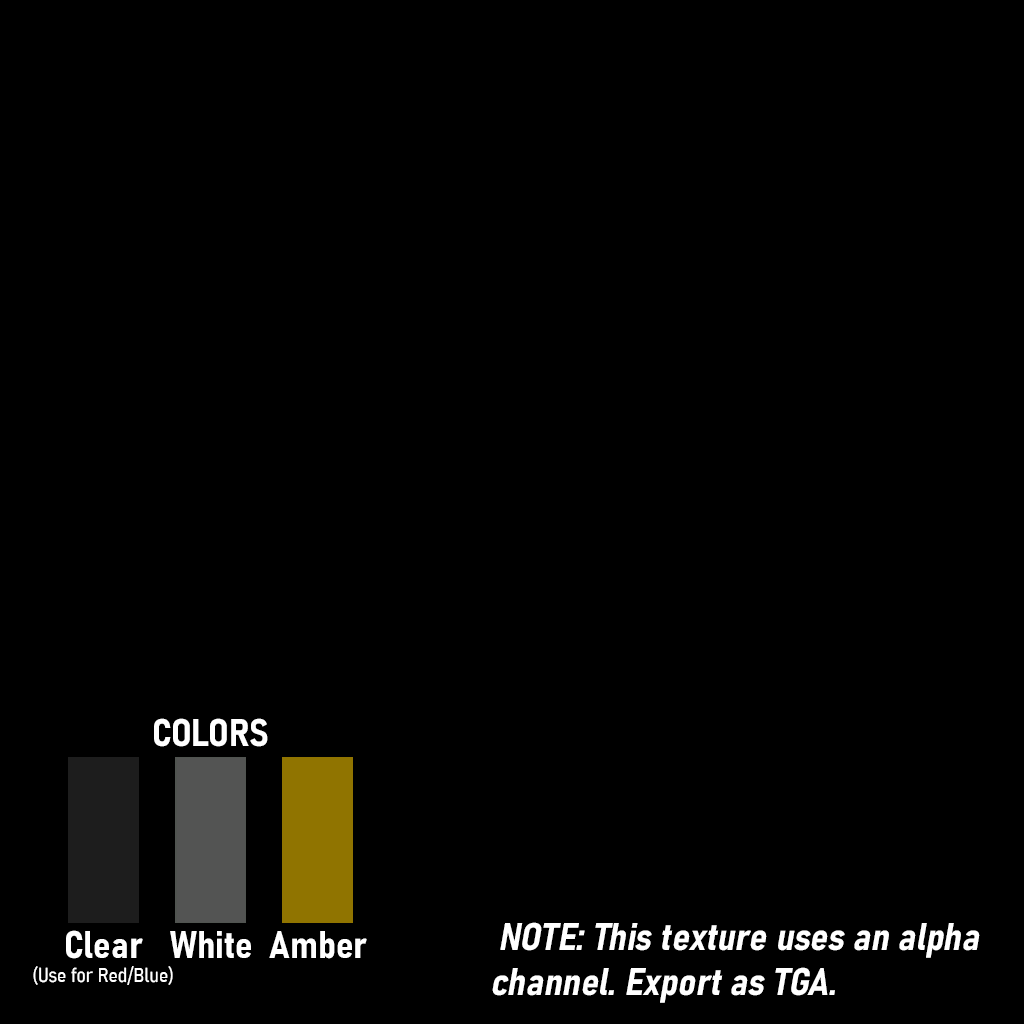
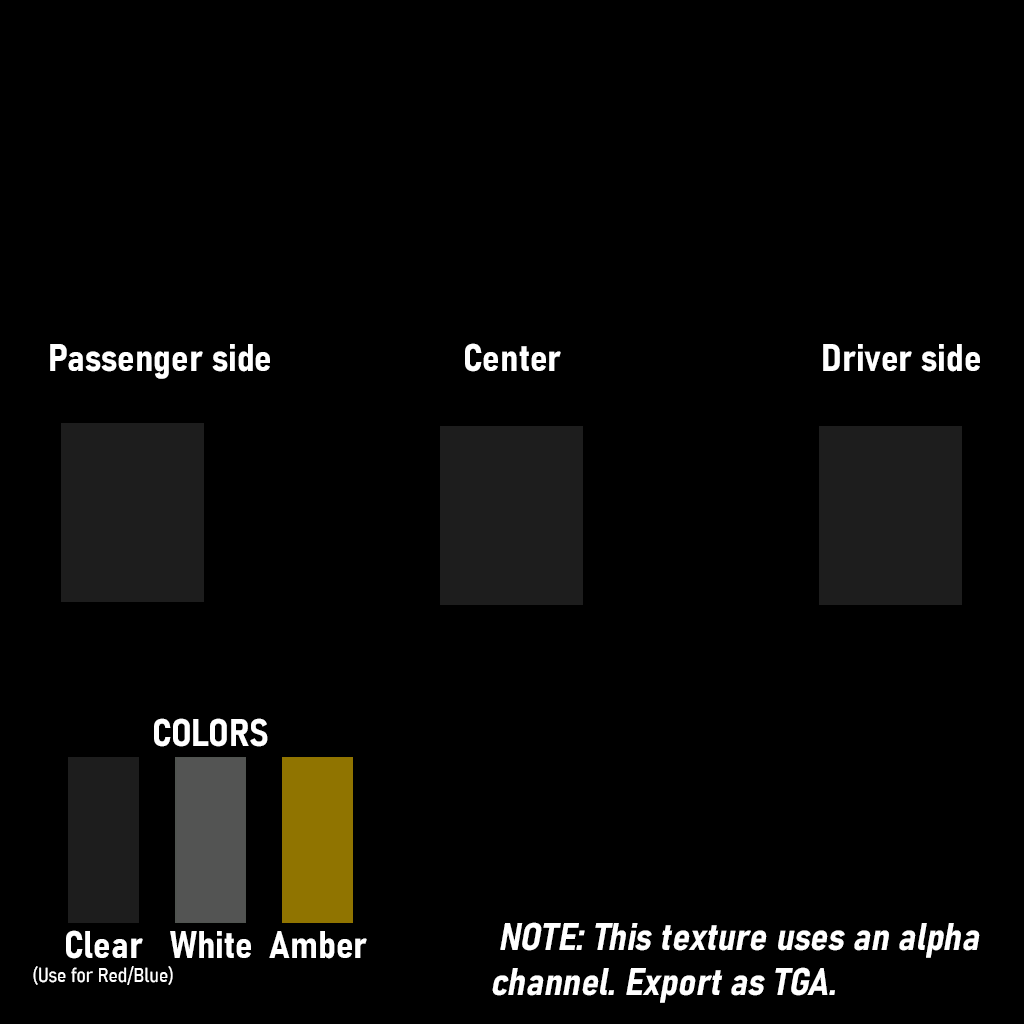
Comparing the layer stacks of the two 1024 x 1024 images. Changes:
added layer "Center" in group "Text" over 465, 343, 561, 372
added layer "Driver side" in group "Text" over 823, 344, 980, 372
added layer "Passenger side" in group "Text" over 50, 344, 270, 379
added group "Setup" with 3 layers above "Colors" over 61, 423, 962, 605
added layer "Rectangle 1" (1st of 3, in "Setup") in group "Setup" over 819, 426, 962, 605
added layer "Rectangle 1" (2nd of 3, in "Setup") in group "Setup" over 440, 426, 583, 605
added layer "Rectangle 1" (3rd of 3, in "Setup") in group "Setup" over 61, 423, 204, 602
added layer "Template" (difference) above "Layer 16" over 84, 442, 940, 582
